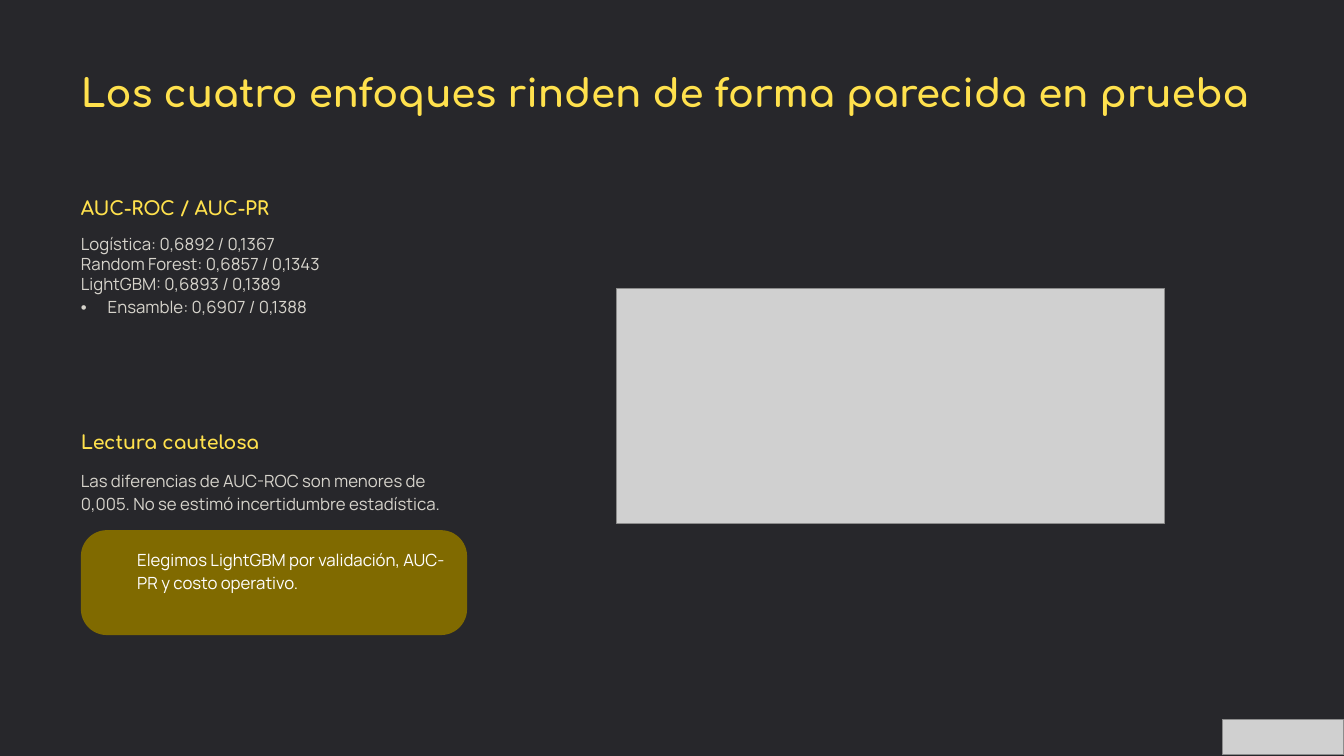
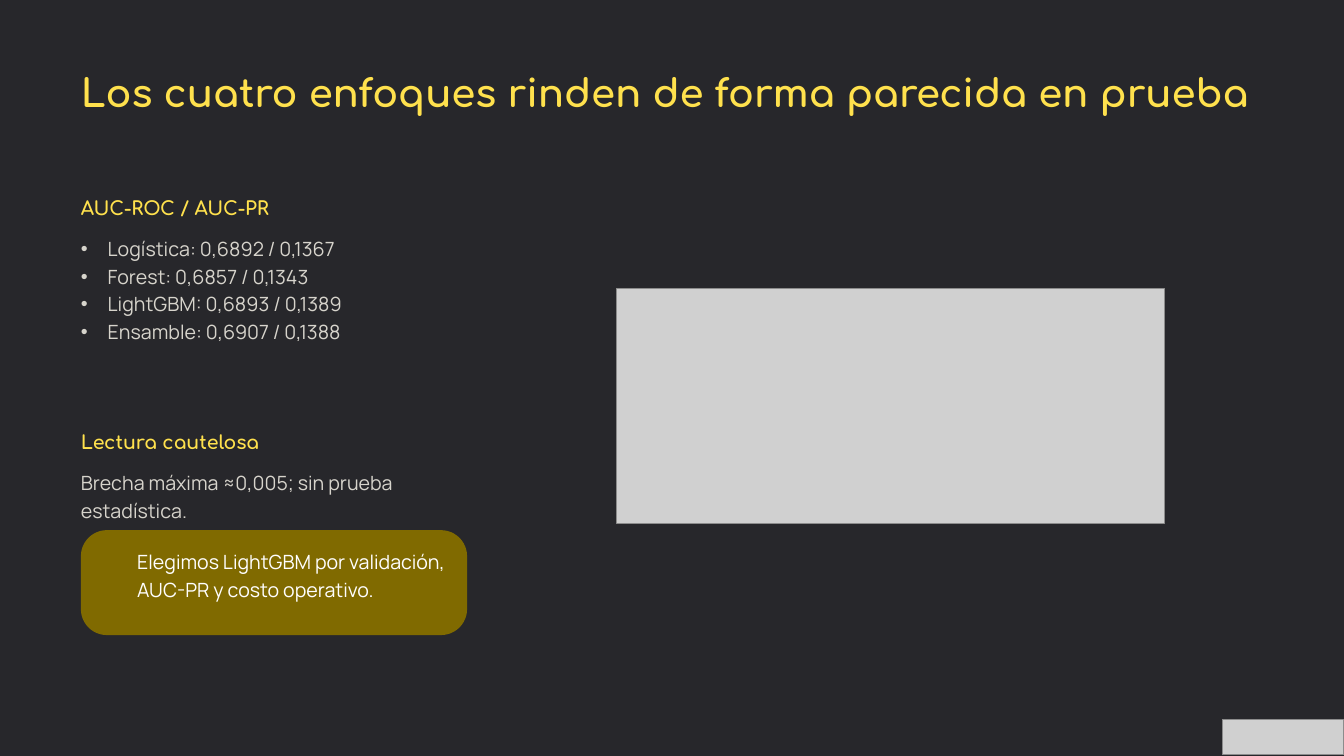
Before and after one commit to DavidDominguez-11/DS-Proyecto2, a slide deck: slide 9 of entregables/resultados_final/Presentacion_Final_Resultados.pptx. Drawn at 1344x756 pixels with LibreOffice and Linux fonts; fonts in the diff are those of the drawing; grey boxes stand for pictures; background and template pictures are left out. Boxes give left, top, right and bottom in pixels: in the first picture for what was removed or moved away, otherwise in the second. Text is boxed around its words. In the diff, an @@ line names an element or a change of style, - is before the commit and + after.

```diff
--- a/entregables/resultados_final/Presentacion_Final_Resultados.pptx
+++ b/entregables/resultados_final/Presentacion_Final_Resultados.pptx
@@ text at (108,241,342,341): text changed; size 12 to 14 pt @@
-• Logística: 0,6892 / 0,1367
-  Random Forest: 0,6857 / 0,1343
-  LightGBM: 0,6893 / 0,1389
-  Ensamble: 0,6907 / 0,1388
+• Logística: 0,6892 / 0,1367
+• Forest: 0,6857 / 0,1343
+• LightGBM: 0,6893 / 0,1389
+• Ensamble: 0,6907 / 0,1388
@@ text at (81,475,392,519): text changed; size 12 to 14 pt @@
-Las diferencias de AUC-ROC son menores de 0,005. No se estimó incertidumbre estadística.
+Brecha máxima ≈0,005; sin prueba estadística.
@@ text "Elegimos LightGBM por validación, AUC-PR ..." at (137,553,445,602): size 12 to 14 pt @@
```
Also in this commit, not shown: 2 other slides changed.
